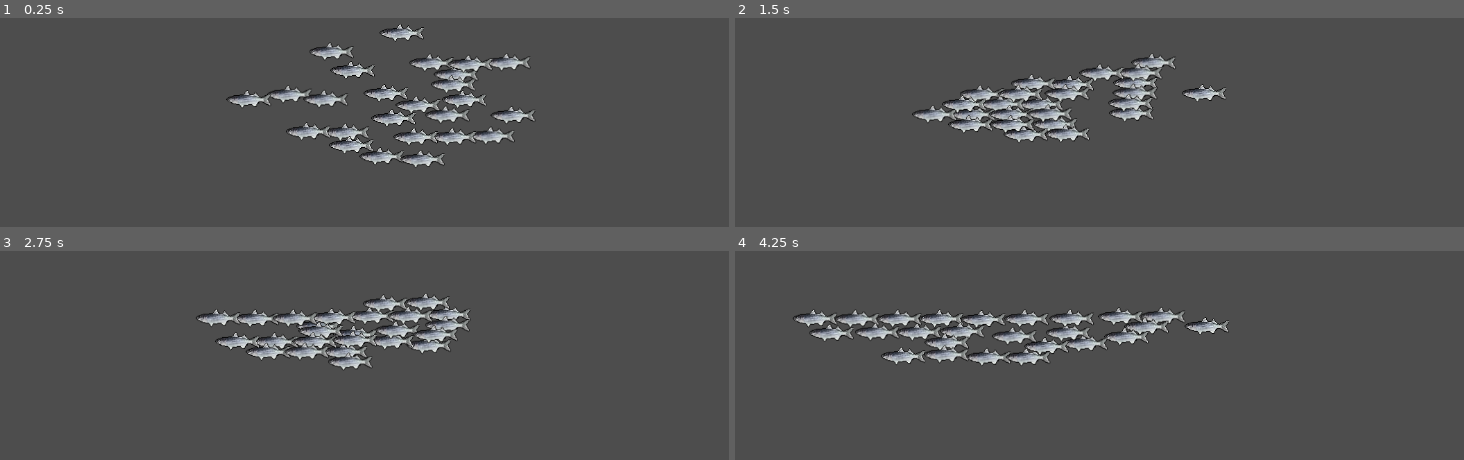
Above: before the commit, frames 1-4 (two rows, left to right).
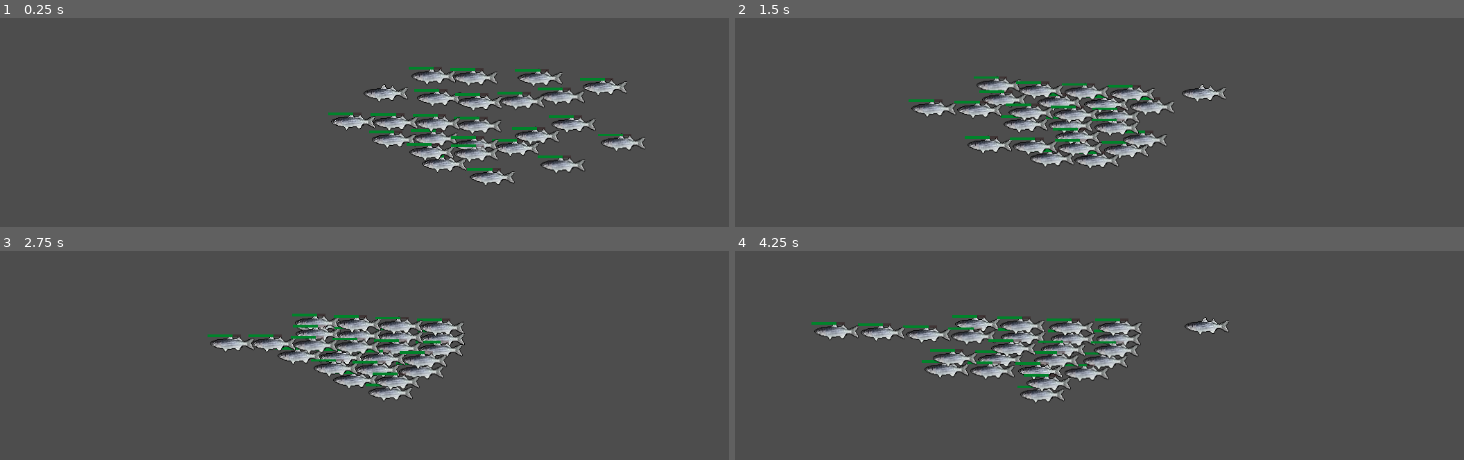
Above: after the commit, the same moments.

Repository: diganta121/climateJamGame
Game: Godot game, scene res://scene.tscn
The game is run twice, just before and just after one commit, with the same random seed, the same clock (stepped at 60 frames per second) and the same inputs.
Inputs:
- Up to frame 1 (0.25 s): no input
- Up to frame 2 (1.5 s): tap Enter (ui_accept) at 0.5, 0.77 s; hold D (right) from 0.53 s (still down)
- Up to frame 3 (2.75 s): tap Enter (ui_accept) at 1.52 s; release D (right) at 2.03 s; hold A (left) from 2.03 s (still down)
- Up to frame 4 (4.25 s): release A (left) at 2.78 s; hold D (right) from 2.78 s (still down); tap Enter (ui_accept) at 3.02, 3.77 s

The runs differ from the first frame. In frame 1, 11% of the frame differs, in the area x 31-89%, y 2-80%; in frame 2, 8.7%; in frame 3, 8.1%; in frame 4, 9.2%.

Commit message:
1

Diff:
--- a/Fish.gd
+++ b/Fish.gd
@@ -1,28 +1,49 @@
 extends CharacterBody2D
-@onready var player = get_node("/root/Scene/Player")
-const  SPEED = 400
 
+var  SPEED = 400
+
+var health = 100
+var alive = true
+
+@onready var player = get_node("/root/Game/Player")
+@onready var Game = get_node("/root/Game")
 # Called when the node enters the scene tree for the first time.
 func _ready():
-	pass # Replace with function body.
+	# variation in health for each fish
+	health -= randi_range(-10,40)
 
 
 func _physics_process(delta):
-	var distance_to_player = global_position.distance_to(player.global_position)
-	var rand_velocity = randi_range(-1,1)
-	if distance_to_player < 2000:
-		if distance_to_player > 100+rand_velocity:
-			var direction = global_position.direction_to(player.global_position)
-			var other_fish = $area.has_overlapping_areas()
+	velocity = Vector2.ZERO
+	if alive:
+		var distance_to_player = global_position.distance_to(player.global_position)
+		var rand_velocity = randi_range(-1,1)
+		if distance_to_player < 2000:
+			if distance_to_player > 100+(rand_velocity*20):
+				var direction = global_position.direction_to(player.global_position)
+				var other_fish = $fishArea.has_overlapping_areas()
 
-			if other_fish:
-				velocity = direction * (SPEED -40 + rand_velocity*30)
-				velocity.y -= rand_velocity * 40
-				velocity.x += rand_velocity * 30
+				if other_fish:
+					velocity = direction * (SPEED -40 + rand_velocity*30)
+					velocity.y -= rand_velocity * 40
+					velocity.x += rand_velocity * 30
+				else:
+					velocity = direction * SPEED
 			else:
-				velocity = direction * SPEED
-		else:
-			velocity = Vector2.ZERO
+				velocity = Vector2.ZERO
+		move_and_slide()
 	else:
-			velocity = Vector2.ZERO
-	move_and_slide()
+		%CollisionShape2D.disabled = true
+		#put dead animation
+
+
+func take_damage(x):
+	health -= x
+	if health < 0:
+		health = 0
+		alive = false
+
+func hit_plastic():
+	health = 0
+	alive = false
+	Game.on_dead_fish()
--- /dev/null
+++ b/Game.gd
@@ -0,0 +1,16 @@
+extends Node2D
+
+var num_fishes = 24
+
+# Called when the node enters the scene tree for the first time.
+func _ready():
+	pass # Replace with function body.
+
+
+# Called every frame. 'delta' is the elapsed time since the previous frame.
+func _process(delta):
+	pass
+
+func on_dead_fish():
+	num_fishes -=1
+	print("dead_fish")
--- /dev/null
+++ b/Plastic.gd
@@ -0,0 +1,17 @@
+extends AnimatableBody2D
+
+
+# Called when the node enters the scene tree for the first time.
+func _ready():
+	pass # Replace with function body.
+
+
+# Called every frame. 'delta' is the elapsed time since the previous frame.
+func _process(delta):
+	var fishes = %Area2D.get_overlapping_bodies()
+	if fishes.size() >0:
+
+		var body = fishes.front()
+		if body.has_method('hit_plastic'):
+			if body.alive:
+				body.hit_plastic()
--- a/fish.tscn
+++ b/fish.tscn
@@ -53,10 +53,17 @@
 }]
 
 [sub_resource type="CapsuleShape2D" id="CapsuleShape2D_ktgjt"]
-radius = 5.99988
-height = 24.4187
+radius = 6.62576
+height = 26.4955
 
 [sub_resource type="CircleShape2D" id="CircleShape2D_eadim"]
+radius = 10.2862
+
+[sub_resource type="StyleBoxFlat" id="StyleBoxFlat_7eqhr"]
+bg_color = Color(0.137255, 0, 0.00392157, 0.298039)
+
+[sub_resource type="StyleBoxFlat" id="StyleBoxFlat_xf7xo"]
+bg_color = Color(1.90116e-06, 0.518764, 0.167638, 1)
 
 [node name="Fish" type="CharacterBody2D"]
 collision_layer = 2
@@ -69,18 +76,32 @@
 autoplay = "bass"
 
 [node name="CollisionShape2D" type="CollisionShape2D" parent="."]
-position = Vector2(-5, -2)
-rotation = 1.56455
+unique_name_in_owner = true
+position = Vector2(-2, -2)
+rotation = 1.60974
 scale = Vector2(1.20927, 2.26496)
 shape = SubResource("CapsuleShape2D_ktgjt")
 
-[node name="area" type="Area2D" parent="."]
+[node name="fishArea" type="Area2D" parent="."]
 unique_name_in_owner = true
 collision_layer = 2
 collision_mask = 3
 
-[node name="CollisionShape2D" type="CollisionShape2D" parent="area"]
+[node name="CollisionShape2D" type="CollisionShape2D" parent="fishArea"]
 position = Vector2(-6, -1)
 rotation = -1.57286
 scale = Vector2(0.78061, -3.11165)
 shape = SubResource("CircleShape2D_eadim")
+
+[node name="healthbar" type="ProgressBar" parent="."]
+unique_name_in_owner = true
+offset_left = -37.0
+offset_top = -15.0
+offset_right = -33.0
+offset_bottom = 12.0
+scale = Vector2(12.0332, 0.141851)
+theme_override_styles/background = SubResource("StyleBoxFlat_7eqhr")
+theme_override_styles/fill = SubResource("StyleBoxFlat_xf7xo")
+step = 1.0
+value = 85.0
+show_percentage = false
--- /dev/null
+++ b/plastic.tscn
@@ -0,0 +1,31 @@
+[gd_scene load_steps=4 format=3 uid="uid://di5d20smlxltb"]
+
+[ext_resource type="Script" path="res://Plastic.gd" id="1_4lk15"]
+
+[sub_resource type="CircleShape2D" id="CircleShape2D_hcme3"]
+radius = 11.0
+
+[sub_resource type="CircleShape2D" id="CircleShape2D_mym8p"]
+
+[node name="Plastic" type="AnimatableBody2D"]
+rotation = 0.0103473
+collision_layer = 17
+collision_mask = 23
+script = ExtResource("1_4lk15")
+
+[node name="CollisionShape2D" type="CollisionShape2D" parent="."]
+position = Vector2(-0.999946, 0.0103471)
+scale = Vector2(0.738641, 0.818226)
+shape = SubResource("CircleShape2D_hcme3")
+
+[node name="AnimatedSprite2D" type="AnimatedSprite2D" parent="."]
+
+[node name="Area2D" type="Area2D" parent="."]
+unique_name_in_owner = true
+collision_layer = 3
+collision_mask = 2
+
+[node name="CollisionShape2D" type="CollisionShape2D" parent="Area2D"]
+position = Vector2(1.42109e-14, -2.22045e-16)
+scale = Vector2(0.8596, 0.658364)
+shape = SubResource("CircleShape2D_mym8p")
--- a/scene.tscn
+++ b/scene.tscn
@@ -1,87 +1,97 @@
-[gd_scene load_steps=3 format=3 uid="uid://cd3o03008mkjh"]
+[gd_scene load_steps=5 format=3 uid="uid://cd3o03008mkjh"]
 
+[ext_resource type="Script" path="res://Game.gd" id="1_n5bs8"]
 [ext_resource type="PackedScene" uid="uid://dl70ur6j0f4cl" path="res://player.tscn" id="1_rxnuy"]
 [ext_resource type="PackedScene" uid="uid://doqstbl8a707o" path="res://fish.tscn" id="2_ax5o1"]
+[ext_resource type="PackedScene" uid="uid://di5d20smlxltb" path="res://plastic.tscn" id="4_pp6nf"]
 
-[node name="Scene" type="Node2D"]
+[node name="Game" type="Node2D"]
+y_sort_enabled = true
+rotation = -0.0112832
+script = ExtResource("1_n5bs8")
 
 [node name="Player" parent="." instance=ExtResource("1_rxnuy")]
-position = Vector2(48, 33)
+position = Vector2(-109.88, -11.2405)
 rotation = 0.000305517
 
 [node name="Camera2D" type="Camera2D" parent="Player"]
 position_smoothing_enabled = true
 position_smoothing_speed = 3.0
 
+[node name="Fishes" type="Node" parent="."]
+
+[node name="Fish" parent="Fishes" instance=ExtResource("2_ax5o1")]
+position = Vector2(-41, -35)
+
+[node name="Fish2" parent="Fishes" instance=ExtResource("2_ax5o1")]
+position = Vector2(238, 131)
+
+[node name="Fish3" parent="Fishes" instance=ExtResource("2_ax5o1")]
+
+[node name="Fish4" parent="Fishes" instance=ExtResource("2_ax5o1")]
+position = Vector2(-8, 90)
+
+[node name="Fish5" parent="Fishes" instance=ExtResource("2_ax5o1")]
+position = Vector2(242, -6)
+
+[node name="Fish6" parent="Fishes" instance=ExtResource("2_ax5o1")]
+position = Vector2(146, 103)
+
+[node name="Fish7" parent="Fishes" instance=ExtResource("2_ax5o1")]
+position = Vector2(43, 137)
+
+[node name="Fish8" parent="Fishes" instance=ExtResource("2_ax5o1")]
+position = Vector2(114, -11)
+
+[node name="Fish9" parent="Fishes" instance=ExtResource("2_ax5o1")]
+position = Vector2(178, 16)
+
+[node name="Fish10" parent="Fishes" instance=ExtResource("2_ax5o1")]
+position = Vector2(258, 51)
+
+[node name="Fish11" parent="Fishes" instance=ExtResource("2_ax5o1")]
+position = Vector2(71, -54)
+
+[node name="Fish12" parent="Fishes" instance=ExtResource("2_ax5o1")]
+position = Vector2(-84, 108)
+
+[node name="Fish13" parent="Fishes" instance=ExtResource("2_ax5o1")]
+position = Vector2(122, 173)
+
+[node name="Fish14" parent="Fishes" instance=ExtResource("2_ax5o1")]
+position = Vector2(-2, 108)
+
+[node name="Fish15" parent="Fishes" instance=ExtResource("2_ax5o1")]
+position = Vector2(100, 50)
+
+[node name="Fish16" parent="Fishes" instance=ExtResource("2_ax5o1")]
+position = Vector2(-95, 29)
+
+[node name="Fish17" parent="Fishes" instance=ExtResource("2_ax5o1")]
+position = Vector2(59, 69)
+
+[node name="Fish18" parent="Fishes" instance=ExtResource("2_ax5o1")]
+position = Vector2(-150, 28)
+
+[node name="Fish19" parent="Fishes" instance=ExtResource("2_ax5o1")]
+position = Vector2(91, 96)
+
+[node name="Fish20" parent="Fishes" instance=ExtResource("2_ax5o1")]
+position = Vector2(-39, 41)
+
+[node name="Fish21" parent="Fishes" instance=ExtResource("2_ax5o1")]
+position = Vector2(197, 80)
+
+[node name="Fish22" parent="Fishes" instance=ExtResource("2_ax5o1")]
+position = Vector2(303, -21)
+
+[node name="Fish23" parent="Fishes" instance=ExtResource("2_ax5o1")]
+position = Vector2(330, 82)
+
+[node name="Fish24" parent="Fishes" instance=ExtResource("2_ax5o1")]
+position = Vector2(212, -42)
+
 [node name="Node" type="Node" parent="."]
 
-[node name="Fish" parent="Node" instance=ExtResource("2_ax5o1")]
-position = Vector2(-41, -35)
-
-[node name="Fish2" parent="Node" instance=ExtResource("2_ax5o1")]
-position = Vector2(238, 131)
-
-[node name="Fish3" parent="Node" instance=ExtResource("2_ax5o1")]
-
-[node name="Fish4" parent="Node" instance=ExtResource("2_ax5o1")]
-position = Vector2(-8, 90)
-
-[node name="Fish5" parent="Node" instance=ExtResource("2_ax5o1")]
-position = Vector2(242, -6)
-
-[node name="Fish6" parent="Node" instance=ExtResource("2_ax5o1")]
-position = Vector2(146, 103)
-
-[node name="Fish7" parent="Node" instance=ExtResource("2_ax5o1")]
-position = Vector2(43, 137)
-
-[node name="Fish8" parent="Node" instance=ExtResource("2_ax5o1")]
-position = Vector2(114, -11)
-
-[node name="Fish9" parent="Node" instance=ExtResource("2_ax5o1")]
-position = Vector2(178, 16)
-
-[node name="Fish10" parent="Node" instance=ExtResource("2_ax5o1")]
-position = Vector2(258, 51)
-
-[node name="Fish11" parent="Node" instance=ExtResource("2_ax5o1")]
-position = Vector2(71, -54)
-
-[node name="Fish12" parent="Node" instance=ExtResource("2_ax5o1")]
-position = Vector2(-84, 108)
-
-[node name="Fish13" parent="Node" instance=ExtResource("2_ax5o1")]
-position = Vector2(122, 173)
-
-[node name="Fish14" parent="Node" instance=ExtResource("2_ax5o1")]
-position = Vector2(-2, 108)
-
-[node name="Fish15" parent="Node" instance=ExtResource("2_ax5o1")]
-position = Vector2(100, 50)
-
-[node name="Fish16" parent="Node" instance=ExtResource("2_ax5o1")]
-position = Vector2(-95, 29)
-
-[node name="Fish17" parent="Node" instance=ExtResource("2_ax5o1")]
-position = Vector2(59, 69)
-
-[node name="Fish18" parent="Node" instance=ExtResource("2_ax5o1")]
-position = Vector2(-150, 28)
-
-[node name="Fish19" parent="Node" instance=ExtResource("2_ax5o1")]
-position = Vector2(91, 96)
-
-[node name="Fish20" parent="Node" instance=ExtResource("2_ax5o1")]
-position = Vector2(-39, 41)
-
-[node name="Fish21" parent="Node" instance=ExtResource("2_ax5o1")]
-position = Vector2(197, 80)
-
-[node name="Fish22" parent="Node" instance=ExtResource("2_ax5o1")]
-position = Vector2(303, -21)
-
-[node name="Fish23" parent="Node" instance=ExtResource("2_ax5o1")]
-position = Vector2(330, 82)
-
-[node name="Fish24" parent="Node" instance=ExtResource("2_ax5o1")]
-position = Vector2(212, -42)
+[node name="Plastic" parent="Node" instance=ExtResource("4_pp6nf")]
+position = Vector2(-349, -42)
Not shown: 1 places in fish.tscn that only renumber resources
